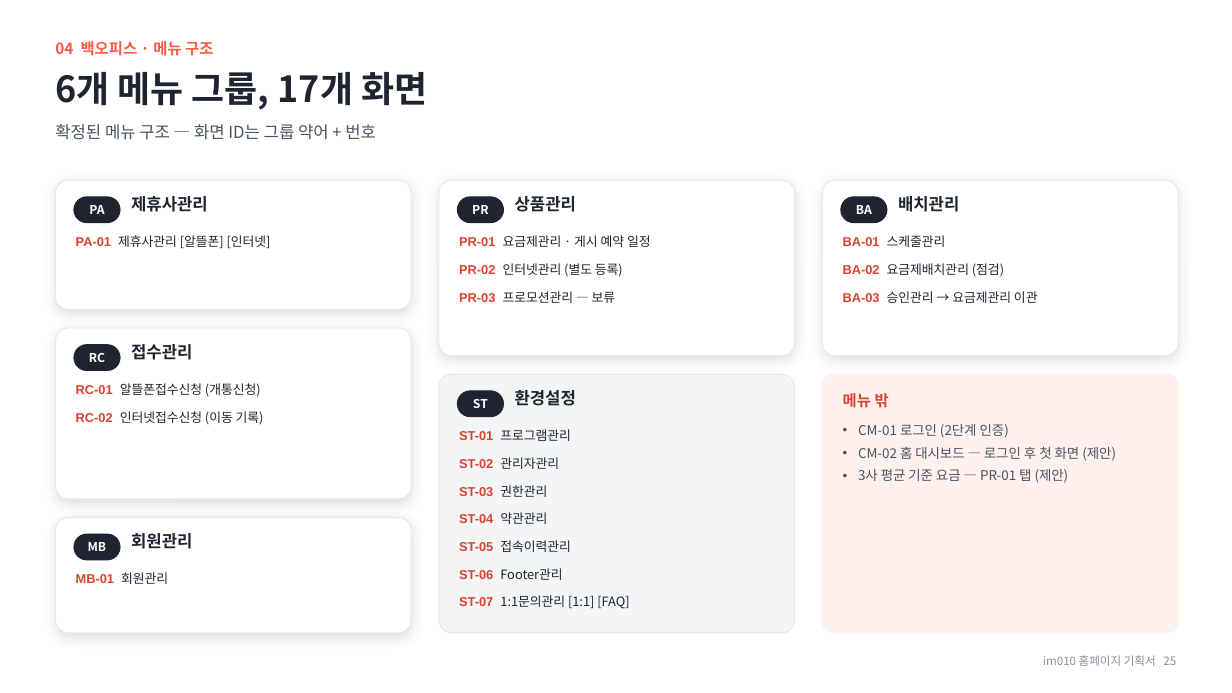
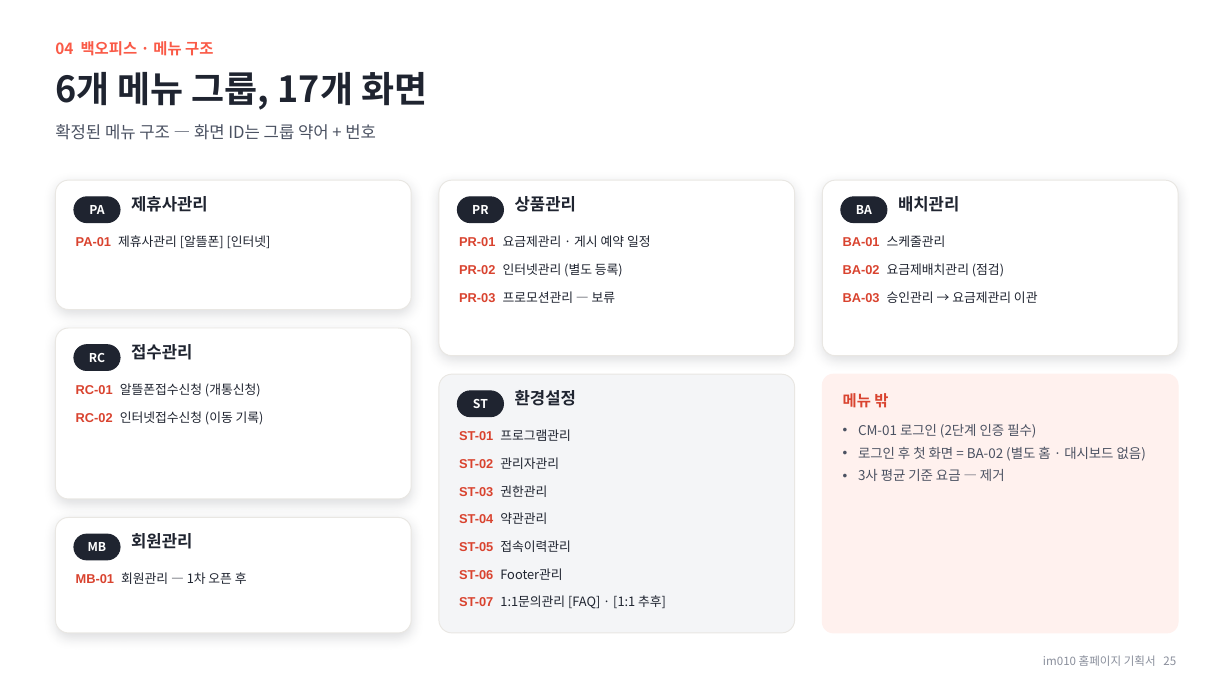
Before and after one commit to chlee-oss/im010, a slide deck: slide 25 of im010_기획서.pptx. Drawn at 1232x693 pixels with LibreOffice and Linux fonts; fonts in the diff are those of the drawing. Boxes give left, top, right and bottom in pixels: in the first picture for what was removed or moved away, otherwise in the second. Text is boxed around its words. In the diff, an @@ line names an element or a change of style, - is before the commit and + after.

```diff
--- a/im010_기획서.pptx
+++ b/im010_기획서.pptx
@@ text at [858,424,1146,481]: text changed @@
-• CM-01 로그인 (2단계 인증)
-• CM-02 홈 대시보드 — 로그인 후 첫 화면 (제안)
-• 3사 평균 기준 요금 — PR-01 탭 (제안)
+• CM-01 로그인 (2단계 인증 필수)
+• 로그인 후 첫 화면 = BA-02 (별도 홈 · 대시보드 없음)
+• 3사 평균 기준 요금 — 제거
@@ text at [76,572,247,584]: text changed; font Arial to Noto Sans CJK KR; text colour #D9432F to #1F2430; bold off @@
-MB-01 회원관리
+MB-01 회원관리 — 1차 오픈 후
@@ text at [459,595,666,609]: text changed @@
-ST-07 1:1문의관리 [1:1] [FAQ]
+ST-07 1:1문의관리 [FAQ] · [1:1 추후]
```
Also in this commit, not shown: 24 other slides changed, 3 other files.
